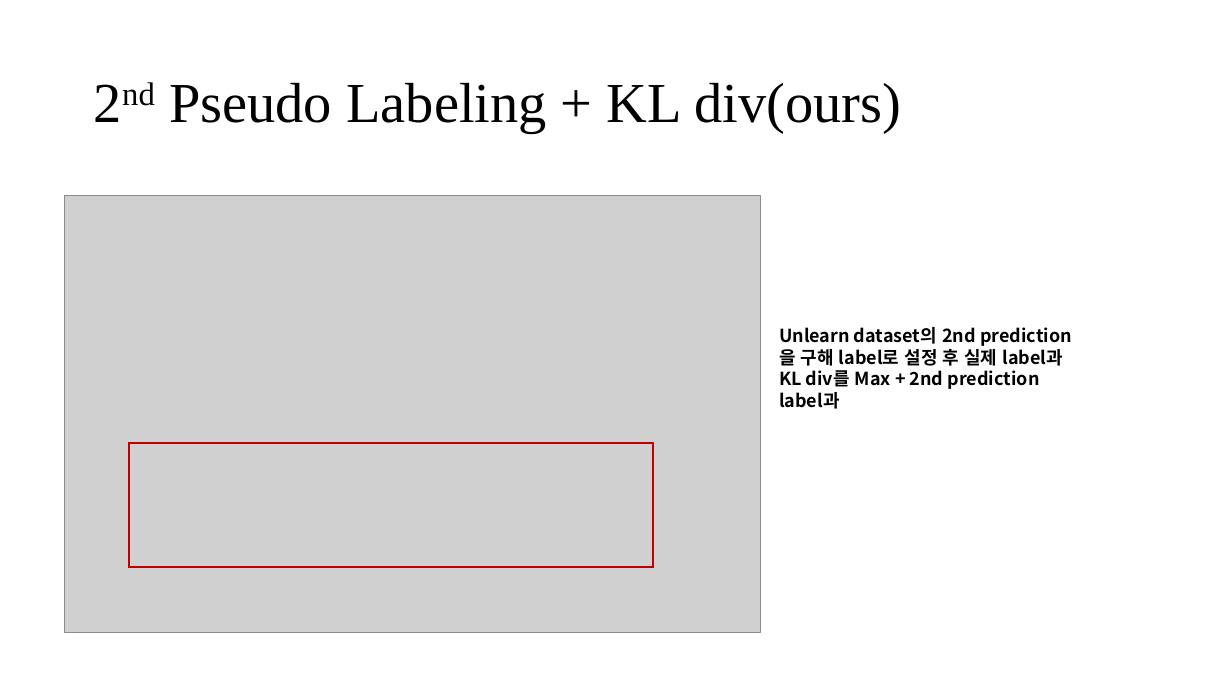
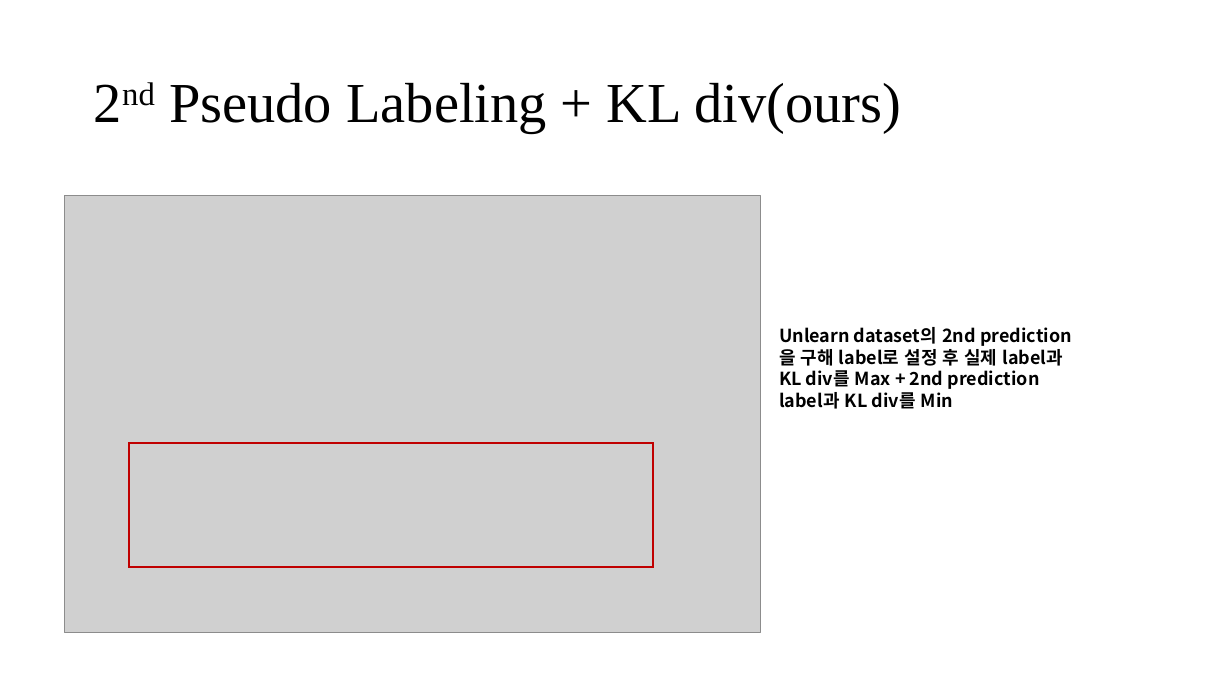
Before and after one commit to tokyustay/AI-paper-review, a slide deck: slide 10 of pl/pl experiments.pptx. Drawn at 1232x693 pixels with LibreOffice and Linux fonts; fonts in the diff are those of the drawing; grey boxes stand for pictures. Boxes give left, top, right and bottom in pixels: in the first picture for what was removed or moved away, otherwise in the second. Text is boxed around its words. In the diff, an @@ line names an element or a change of style, - is before the commit and + after.

```diff
--- a/pl/pl experiments.pptx
+++ b/pl/pl experiments.pptx
@@ text at [779, 327, 1064, 409]: text changed @@
-Unlearn dataset의 2nd prediction을 구해 label로 설정 후 실제 label과 KL div를 Max + 2nd prediction label과
+Unlearn dataset의 2nd prediction을 구해 label로 설정 후 실제 label과 KL div를 Max + 2nd prediction label과 KL div를 Min
```
Also in this commit, not shown: 2 other slides changed, 2 other files.
